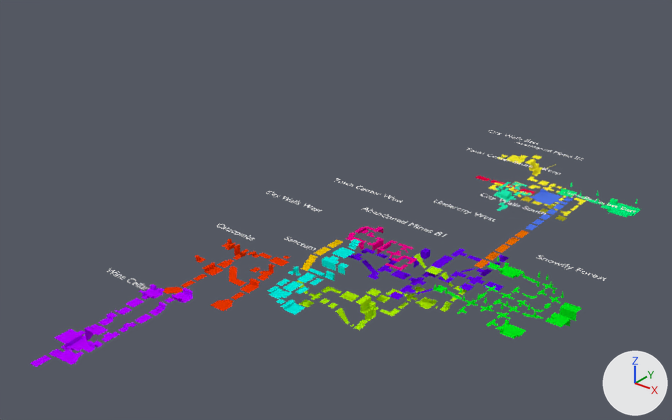
Before and after pictures for a commit that changed the Blender file dungeons.blend.
One viewpoint serves both versions: a camera (50 mm lens) standing at (56.3, -31.8, 42.0) and looking at (5.7, 31.5, 2.8). The axes (+X, +Y, +Z) are drawn at lower right. The lights are the same throughout.

The first picture shows 'Catacombs', 'Text.001', 'Text.003', 'Text.004', 'Text.005', 'Text.010', 'Text.011', 'Wine Cellar', 'map19_Undercity West', 'map1_Wine_Cellar', 'map21_Keep', 'map22_City Walls West', 'map23_City Walls South', 'map24_City Walls East', 'map26_Snowfly Forest', 'map27_Snowfly Forest East', 'map28_Town Center West', 'map29_Town Center South', 'map2_Catacombs', 'map3_Sanctum', 'map4_Abandoned Mines B1', 'map5_Abandoned Mines B2'.
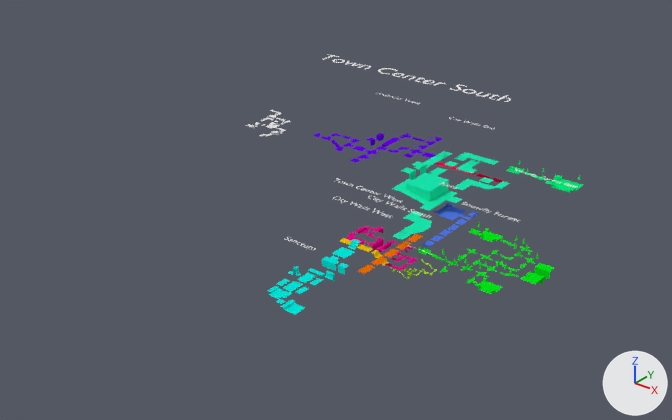
What changed in the scene script:
```text
Add txt_text_004:
    txt_text_004 = bpy.data.curves.new('Text.004', 'FONT')
    txt_text_004.body = 'City Walls West'
Change ob_catacombs:
    add ob_catacombs.hide_set(True)
Change ob_text_001:
    ob_text_001.location: (11.65, 26.35, 5.147) -> (11.65, 26.35, 5.0)
Remove ob_text_003:
    ob_text_003 = bpy.data.objects.new('Text.003', txt_text_007)
Change ob_text_004:
    ob_text_004.location: (14.42, 34.89, 5.103) -> (13.56, 34.16, 5.103)
Change ob_text_005:
    ob_text_005.matrix_parent_inverse: Matrix(((0.0, 10.0, 0.0, -260.0), (0.0, 0.0, -10.0, -7.0), (-10.0, 0.0, 0.0, 305.0), (0.0, 0.0, 0.0, 1.0))) -> Matrix(((0.0, 10.0, 0.0, -260.0), (0.0, 0.0, -10.0, -5.0), (-10.0, 0.0, 0.0, 305.0), (0.0, 0.0, 0.0, 1.0)))
    ob_text_005.location: (27.18, 30.83, 5.0) -> (21.63, 31.25, 5.0)
Change ob_text_009:
    add ob_text_009.parent = ob_map24_city_walls_east
    add ob_text_009.matrix_parent_inverse = Matrix(((10.0, 0.0, 0.0, -77.32), (0.0, 0.0, -10.0, -11.13), (0.0, 10.0, 0.0, -543.7), (0.0, 0.0, 0.0, 1.0)))
    ob_text_009.location: (9.097, 53.86, 5.0) -> (9.138, 54.48, 5.0)
Change ob_text_010:
    add ob_text_010.parent = ob_map27_snowfly_forest_east
    add ob_text_010.matrix_parent_inverse = Matrix(((0.0, 10.0, 0.0, -527.5), (0.0, 0.0, -10.0, -0.0000759), (-10.0, 0.0, 0.0, 266.4), (0.0, 0.0, 0.0, 1.0)))
Change ob_text_011:
    add ob_text_011.parent = ob_map5_abandoned_mines_b2
    add ob_text_011.matrix_parent_inverse = Matrix(((0.0, 10.0, 0.0, -518.0), (0.0, 0.0, -10.0, -30.0), (-10.0, 0.0, 0.0, 191.0), (0.0, 0.0, 0.0, 1.0)))
    add ob_text_011.hide_set(True)
Change ob_wine_cellar:
    add ob_wine_cellar.hide_set(True)
Change ob_map27_snowfly_forest_east:
    ob_map27_snowfly_forest_east.location: (26.64, 52.75, 0.0) -> (19.3, 54.72, 0.0)
Change ob_map24_city_walls_east:
    ob_map24_city_walls_east.location: (7.73, 54.37, -1.11) -> (1.0, 56.27, -1.81)
Change ob_map29_town_center_south:
    ob_map29_town_center_south.location: (16.0, 46.0, 0.0) -> (13.45, 33.38, 0.34)
    ob_map29_town_center_south.scale: (0.1, 0.1, 0.1) -> (0.3, 0.3, 0.3)
Change ob_map21_keep:
    ob_map21_keep.location: (20.1, 44.5, 0.0) -> (14.12, 35.08, 0.04)
Change ob_map23_city_walls_south:
    ob_map23_city_walls_south.location: (20.1, 34.79, 0.0) -> (13.8, 25.38, 1.36)
Change ob_map26_snowfly_forest:
    ob_map26_snowfly_forest.location: (30.5, 26.0, -0.5) -> (25.55, 30.89, -0.5)
Change ob_map5_abandoned_mines_b2:
    add ob_map5_abandoned_mines_b2.hide_viewport = True
Change ob_map19_undercity_west:
    ob_map19_undercity_west.location: (22.5, 27.0, -2.0) -> (0.65, 49.37, -2.0)
Change ob_map22_city_walls_west:
    ob_map22_city_walls_west.location: (7.2, 24.4, 0.0) -> (12.91, 29.64, 0.0)
    ob_map22_city_walls_west.rotation_euler: (-1.571, 0.0, 0.0) -> (-1.571, 0.0, 1.571)  # degrees (-90, 0, 0) -> degrees (-90, 0, 90)
Change ob_map4_abandoned_mines_b1:
    ob_map4_abandoned_mines_b1.location: (20.0, 21.0, -2.5) -> (16.72, 29.54, -0.7)
    ob_map4_abandoned_mines_b1.scale: (0.1, 0.1, 0.1) -> (0.026, 0.03, 0.03)
Change ob_map2_catacombs:
    add ob_map2_catacombs.hide_viewport = True
Change ob_map1_wine_cellar:
    add ob_map1_wine_cellar.hide_viewport = True
Add ob_map30_town_center_east:
    ob_map30_town_center_east = bpy.data.objects.new('map30_Town Center East', me_map30_town_center_east)  # 809 vertices, 85 faces, 277 loose edges; spans x 0.0..66.0, y -16.0..0.0, z 0.0..77.0
    ob_map30_town_center_east.location = (-22.49, 45.58, 0.0)
    ob_map30_town_center_east.rotation_euler = (-1.571, 0.0, 0.0)  # degrees (-90, 0, 0)
    ob_map30_town_center_east.scale = (0.1, 0.1, 0.1)
Add ob_text:
    ob_text = bpy.data.objects.new('Text', txt_text_004)
    ob_text.parent = ob_map22_city_walls_west
    ob_text.location = (6.573, 29.69, 5.0)
```

What differs and where, as boxes [x1, y1, x2, y2] in the pictures (672 x 420 px):
'map26_Snowfly Forest', moved
    before: [433, 255, 581, 339]
    after: [418, 223, 554, 294]
'map29_Town Center South', moved, rescaled (208% wider, 200% taller)
    before: [494, 182, 532, 211]
    after: [391, 151, 510, 240]
'map19_Undercity West', moved
    before: [348, 248, 509, 300]
    after: [313, 133, 443, 162]
'map1_Wine_Cellar', hidden (purple)
    before: [30, 284, 193, 367]
'map4_Abandoned Mines B1', moved, rescaled (73% narrower, 73% shorter)
    before: [296, 254, 467, 330]
    after: [390, 259, 436, 279]
'map2_Catacombs', hidden (orange)
    before: [162, 239, 290, 311]
'map21_Keep', moved
    before: [525, 189, 573, 230]
    after: [422, 203, 478, 247]
'map27_Snowfly Forest East', moved
    before: [557, 182, 641, 217]
    after: [506, 160, 583, 192]
'map5_Abandoned Mines B2', hidden (yellow)
    before: [489, 155, 586, 221]
'map23_City Walls South', moved
    before: [474, 230, 529, 268]
    after: [358, 234, 423, 274]
'map22_City Walls West', moved, turned
    before: [300, 240, 343, 271]
    after: [340, 238, 390, 266]
'Text.006', moved, rescaled (182% wider, 133% taller)
    before: [467, 148, 533, 168]
    after: [323, 54, 511, 102]
'map30_Town Center East', added
    after: [246, 110, 291, 136]
'map24_City Walls East', moved
    before: [475, 176, 535, 194]
    after: [435, 162, 505, 183]
'Text.005', moved
    before: [537, 255, 606, 281]
    after: [462, 202, 521, 222]
'Text.007', moved
    before: [481, 194, 546, 215]
    after: [368, 196, 431, 218]
'Text.001', moved, rescaled (not visible afterwards)
    before: [361, 208, 447, 237]
'Text.010', moved
    before: [564, 191, 636, 213]
    after: [515, 170, 577, 188]
'Text.004', moved
    before: [434, 200, 495, 221]
    after: [377, 92, 419, 104]
'Text', added
    after: [333, 196, 393, 218]
'Text.009', moved
    before: [488, 130, 538, 145]
    after: [449, 117, 495, 130]
'Wine Cellar', hidden
    before: [107, 268, 149, 290]
'Text.011', hidden
    before: [516, 142, 584, 160]
'Text.003', deleted
    before: [266, 191, 322, 212]
'Catacombs', hidden
    before: [217, 224, 255, 240]
'Text.008', moved
    before: [542, 168, 561, 175]
    after: [441, 182, 459, 189]
